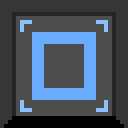
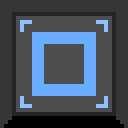
Comparing the layer stacks of the two 128 x 128 images. Changes:
painted on "Background" over (16, 84, 112, 116)
